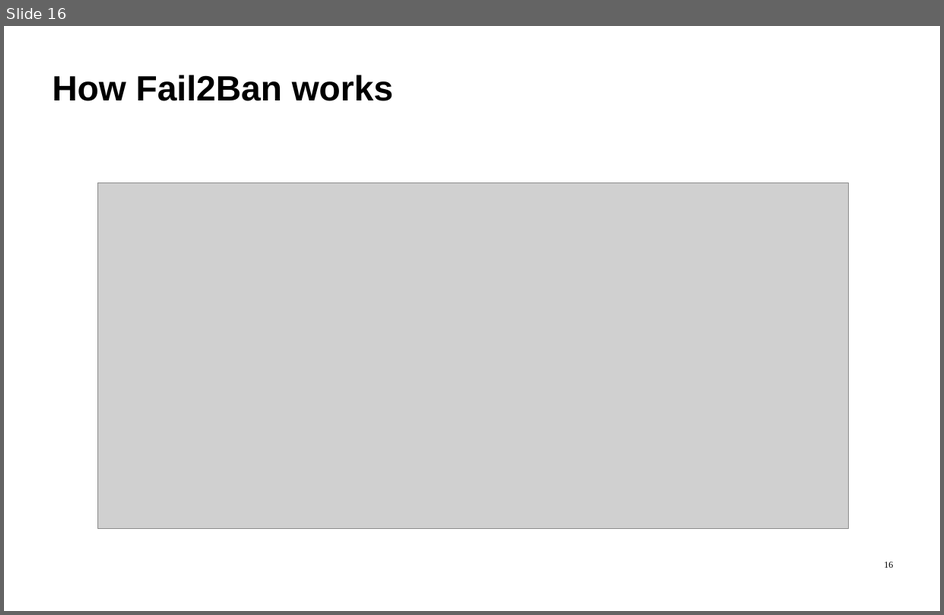
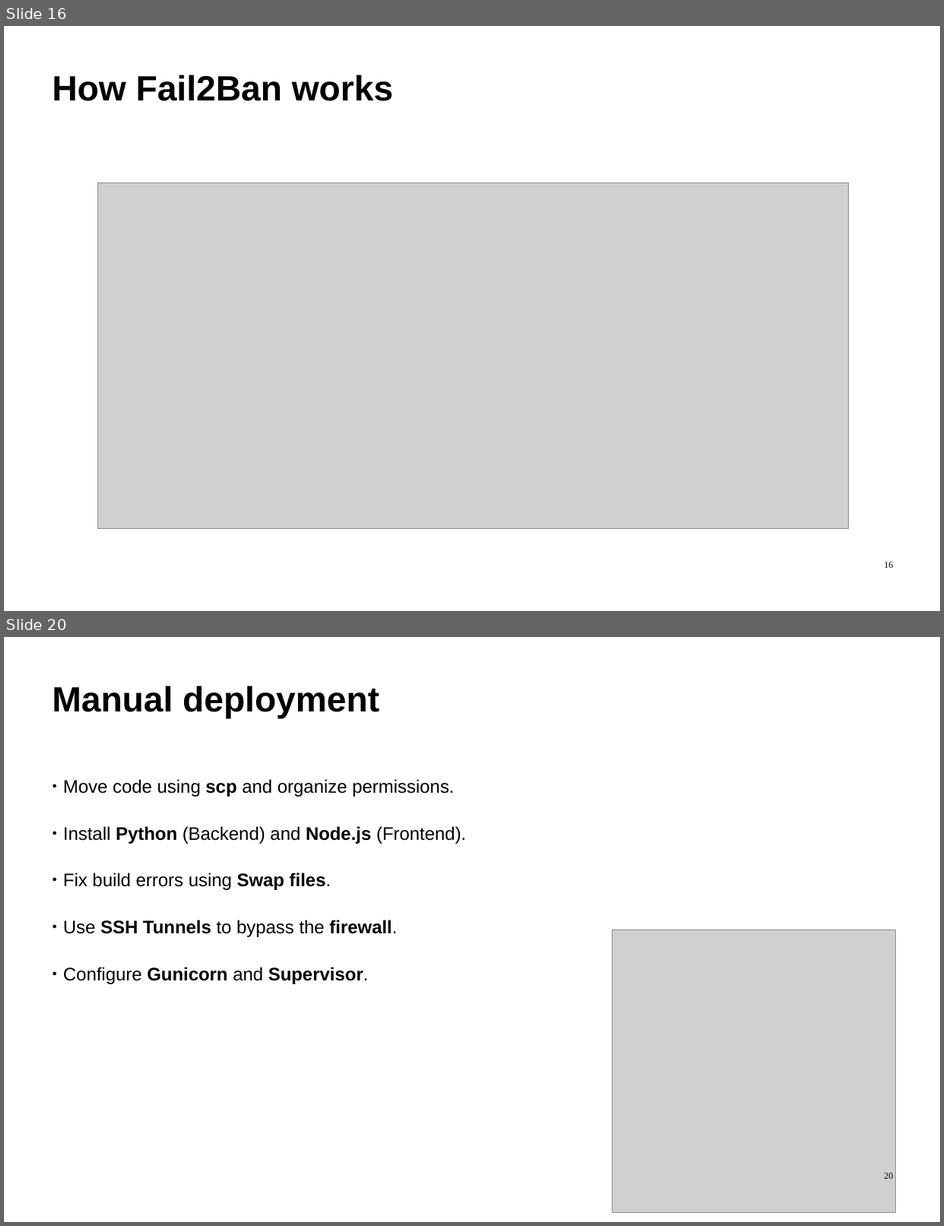
Before and after one commit to ImadSaddik/FullStackDeploymentHandbook, a slide deck: course-assets/slides/full_stack_deployment_guide.odp. Shown one above the other, each under a label of ours: slide 16 before the commit, slides 16 and 20 after it; the slides between them are not shown. The pictures are 944x615 and 944x1226 pixels, drawn with LibreOffice and Linux fonts; fonts in the diff are those of the drawing; grey boxes stand for pictures. Boxes give left, top, right and bottom in pixels: in the first picture for what was removed or moved away, otherwise in the second. Text is boxed around its words. In the diff, an @@ line names an element or a change of style, - is before the commit and + after.

```diff
--- a/course-assets/slides/full_stack_deployment_guide.odp
+++ b/course-assets/slides/full_stack_deployment_guide.odp
@@ slide 20 added at (4,637,940,1222), background #FFFFFF @@
@@ text added at (52,686,379,718), 54 pt, text #000000, bold @@
+Manual deployment
@@ text added at (63,779,466,984), 28 pt, text #000000 @@
+● Move code using scp and organize permissions.
+● Install Python (Backend) and Node.js (Frontend).
+● Fix build errors using Swap files.
+● Use SSH Tunnels to bypass the firewall.
+● Configure Gunicorn and Supervisor.
@@ picture added at (613,930,895,1212) @@
@@ page number added at (884,1173,893,1179), 14 pt, text #000000 @@
+20
```
Also in this commit, not shown: 8 other slides added, 1 other file.
